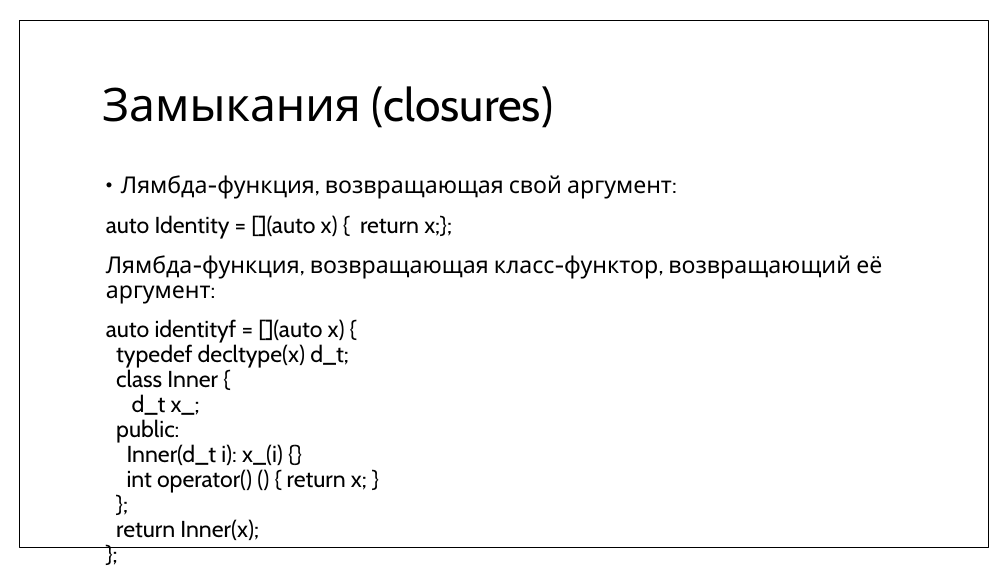
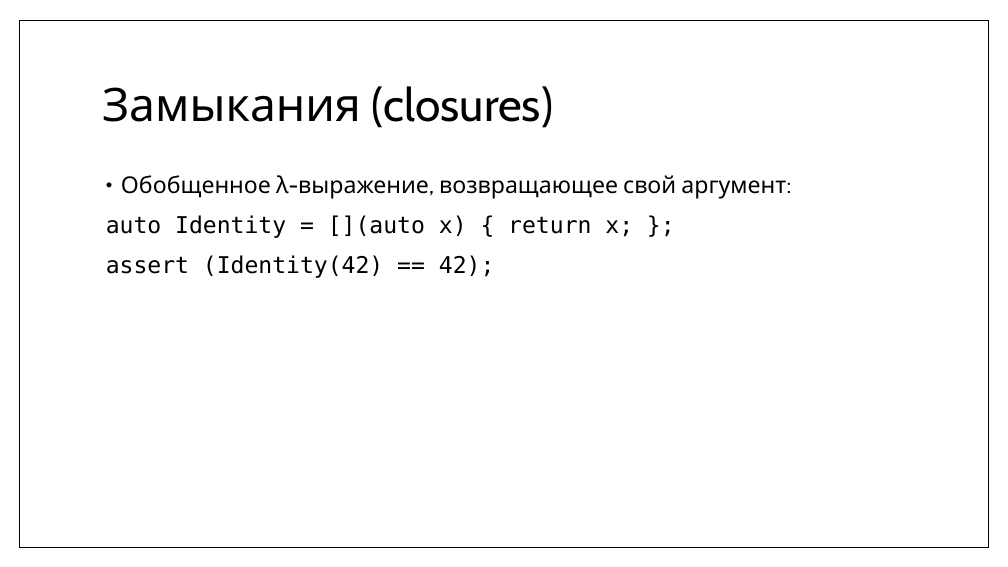
Before and after one commit to MIPT-ILab/cpp-lects-rus, a slide deck: slide 25 of slides/lec2-7-lambdas.pptx (slide 16 before the commit). Drawn at 1008x567 pixels with LibreOffice and Linux fonts; fonts in the diff are those of the drawing. Boxes give left, top, right and bottom in pixels: in the first picture for what was removed or moved away, otherwise in the second. Text is boxed around its words. In the diff, an @@ line names an element or a change of style, - is before the commit and + after.

```diff
--- a/slides/lec2-7-lambdas.pptx
+++ b/slides/lec2-7-lambdas.pptx
@@ text at box(106, 175, 786, 278): text changed; font Cabin to DejaVu Sans Mono @@
-• Лямбда-функция, возвращающая свой аргумент:
-auto Identity = [](auto x) { return x;};
-Лямбда-функция, возвращающая класс-функтор, возвращающий её аргумент:
-auto identityf = [](auto x) {
-typedef decltype(x) d_t;
-class Inner {
-d_t x_;
-public:
-Inner(d_t i): x_(i) {}
-int operator() () { return x; }
-};
-return Inner(x);
-};
+• Обобщенное λ-выражение, возвращающее свой аргумент:
+auto Identity = [](auto x) { return x; };
+assert (Identity(42) == 42);
```
Also in this commit, not shown: 13 other slides changed, 14 slides added, 10 other files.
